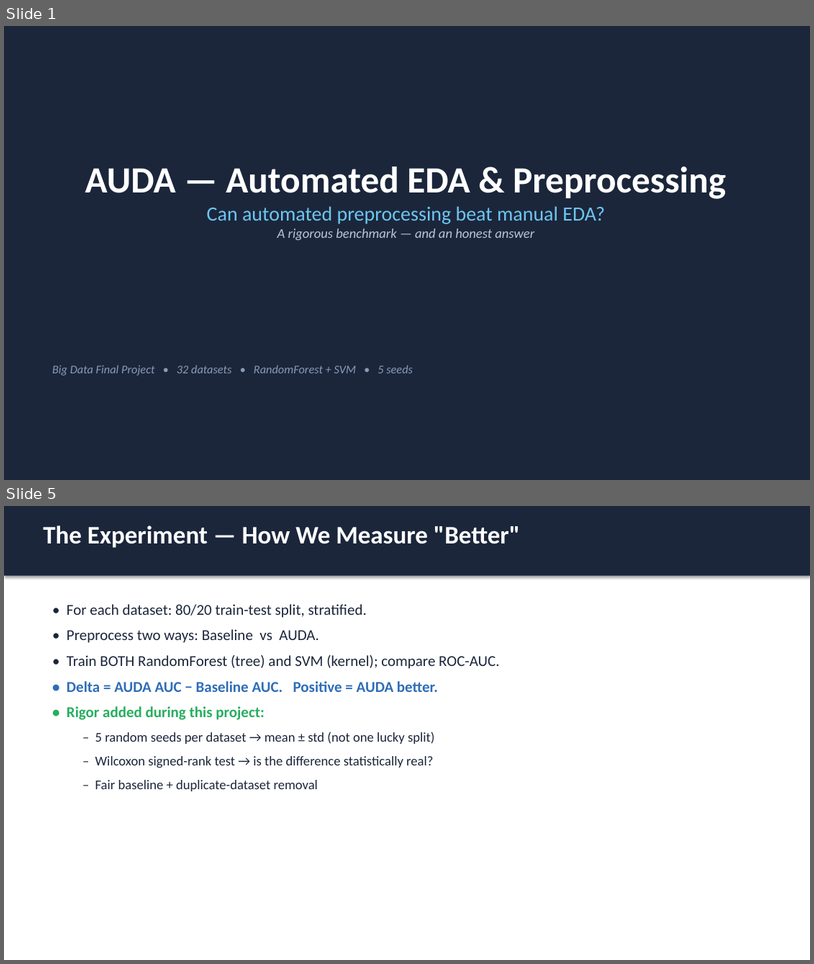
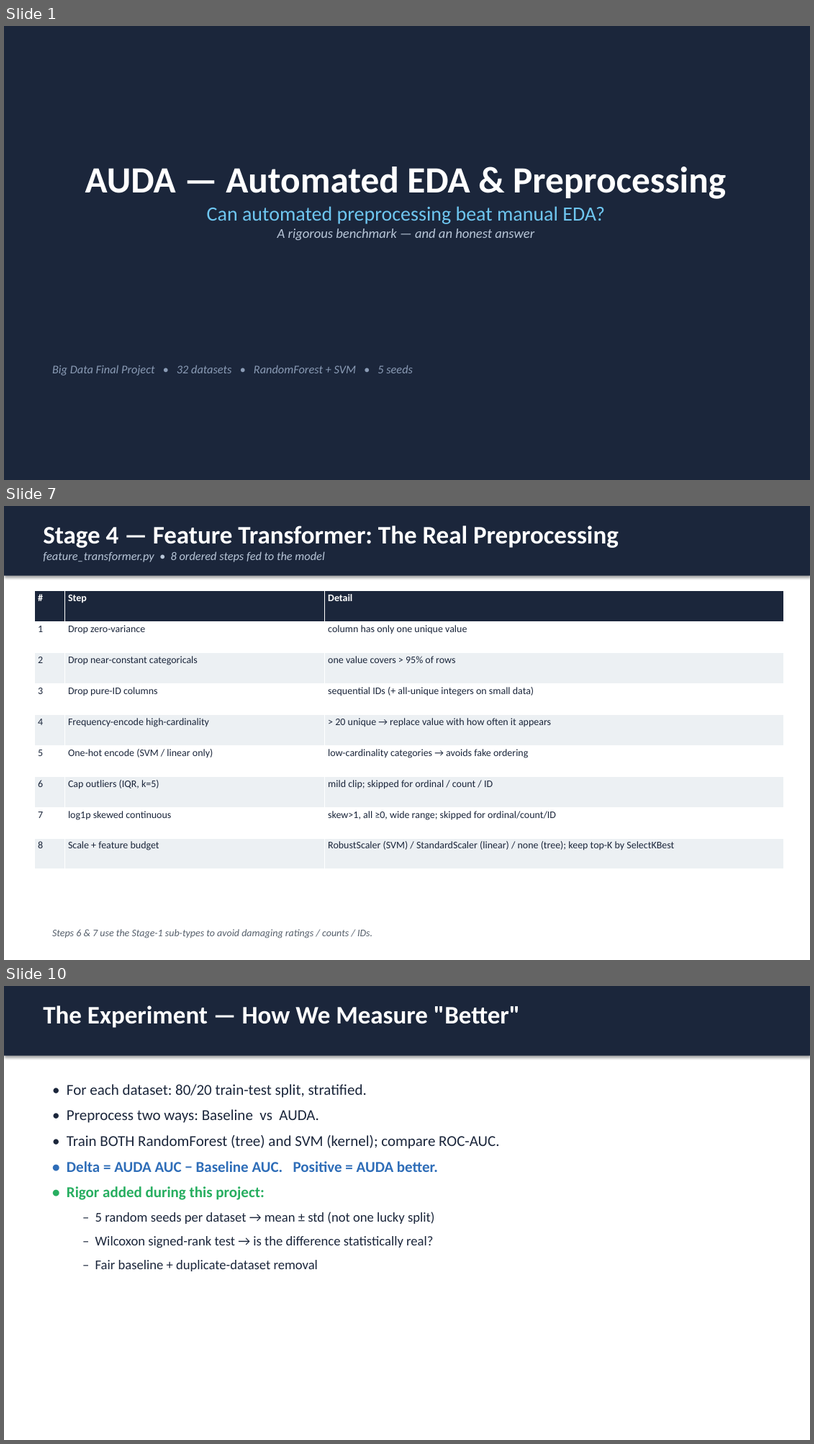
Before and after one commit to Delixx07/auto-eda-agent, a slide deck: AUDA_Project_Presentation.pptx. Shown one above the other, each under a label of ours: slides 1 and 5 before the commit, slides 1, 7 and 10 after it; the slides between them are not shown. The pictures are 814x964 and 814x1444 pixels, drawn with LibreOffice and Linux fonts; fonts in the diff are those of the drawing. Boxes give left, top, right and bottom in pixels: in the first picture for what was removed or moved away, otherwise in the second. Text is boxed around its words. In the diff, an @@ line names an element or a change of style, - is before the commit and + after.

```diff
--- a/AUDA_Project_Presentation.pptx
+++ b/AUDA_Project_Presentation.pptx
@@ slide 7 added at bbox=[4, 506, 810, 960], background #FFFFFF @@
@@ rectangle added at bbox=[4, 506, 810, 576], fill #1B263B @@
@@ text added at bbox=[43, 525, 619, 562], 14 pt, text #B8C6D8, italic @@
+Stage 4 — Feature Transformer: The Real Preprocessing
+feature_transformer.py • 8 ordered steps fed to the model
@@ table added at bbox=[34, 591, 784, 869], 9 rows, 3 columns @@
+# | Step | Detail
+1 | Drop zero-variance | column has only one unique value
+2 | Drop near-constant categoricals | one value covers > 95% of rows
+3 | Drop pure-ID columns | sequential IDs (+ all-unique integers on small data)
+4 | Frequency-encode high-cardinality | > 20 unique → replace value with how often it appears
+5 | One-hot encode (SVM / linear only) | low-cardinality categories → avoids fake ordering
+6 | Cap outliers (IQR, k=5) | mild clip; skipped for ordinal / count / ID
+7 | log1p skewed continuous | skew>1, all ≥0, wide range; skipped for ordinal/count/ID
+8 | Scale + feature budget | RobustScaler (SVM) / StandardScaler (linear) / none (tree); keep top-K by SelectKBest
@@ text added at bbox=[52, 929, 373, 938], 12 pt, text #555F6B, italic @@
+Steps 6 & 7 use the Stage-1 sub-types to avoid damaging ratings / counts / IDs.
@@ what was slide 5 is now slide 10 @@
```
Also in this commit, not shown: 3 slides changed, 4 other slides added, 2 other files.
